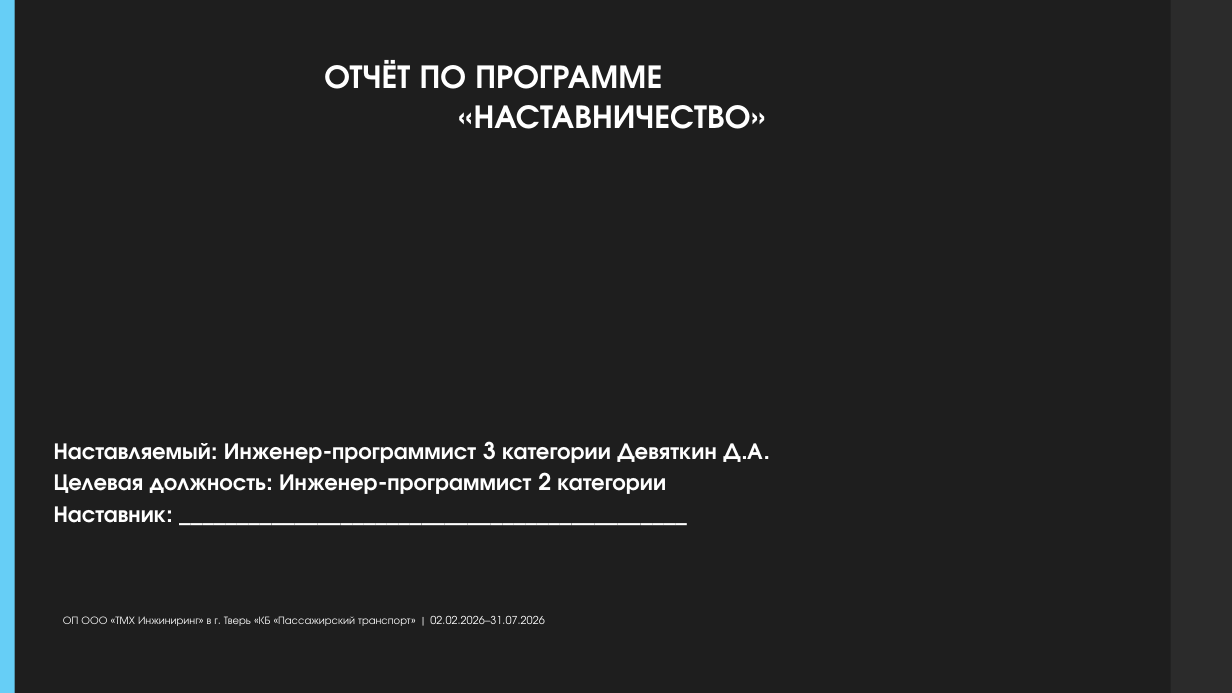
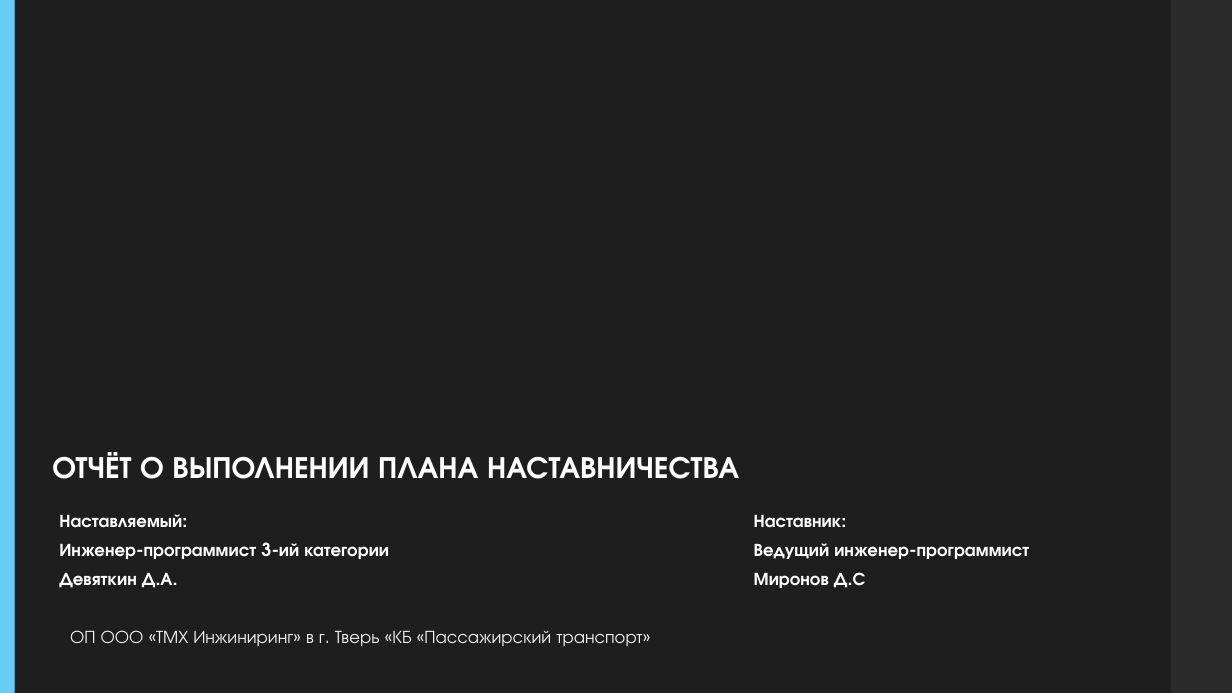
Before and after one commit to PoetOrpheus/docssss, a slide deck: slide 1 of Отчёт_по_наставничеству_Девяткин_Д.А..pptx. Drawn at 1232x693 pixels with LibreOffice and Linux fonts; fonts in the diff are those of the drawing; background and template pictures are left out; a plain dark background stands for a picture behind light text. Boxes give left, top, right and bottom in pixels: in the first picture for what was removed or moved away, otherwise in the second. Text is boxed around its words. In the diff, an @@ line names an element or a change of style, - is before the commit and + after.

Commit message:
123213

```diff
--- a/Отчёт_по_наставничеству_Девяткин_Д.А..pptx
+++ b/Отчёт_по_наставничеству_Девяткин_Д.А..pptx
@@ text removed at box(324, 60, 751, 129) @@
-ОТЧЁТ ПО ПРОГРАММЕ
-«НАСТАВНИЧЕСТВО»
@@ text added at box(52, 452, 739, 479), 24 pt, text #FFFFFF, bold @@
+ОТЧЁТ О ВЫПОЛНЕНИИ ПЛАНА НАСТАВНИЧЕСТВА
@@ text "Наставляемый:" at box(59, 514, 389, 559): vertical alignment top to middle @@
@@ text at box(59, 514, 389, 559): text changed; size 18 to 14 pt @@
-Наставляемый: Инженер-программист 3 категории Девяткин Д.А.
-Целевая должность: Инженер-программист 2 категории
-Наставник: ____________________________________________
+Наставляемый:
+Инженер-программист 3-ий категории
+Девяткин Д.А.
@@ text added at box(754, 515, 1030, 559), 14 pt, text #FFFFFF, bold @@
+Наставник:
+Ведущий инженер-программист
+Миронов Д.С
@@ subtitle "ОП ООО «ТМХ Инжиниринг» в ..." at box(70, 630, 642, 646): vertical alignment middle to top @@
@@ subtitle at box(70, 630, 642, 646): text changed; size 8.5 to 14 pt; text colour #FFFFFF to #F2F2F2 @@
-ОП ООО «ТМХ Инжиниринг» в г. Тверь «КБ «Пассажирский транспорт» | 02.02.2026–31.07.2026
+ОП ООО «ТМХ Инжиниринг» в г. Тверь «КБ «Пассажирский транспорт»
```
Also in this commit, not shown: 5 other slides changed.
